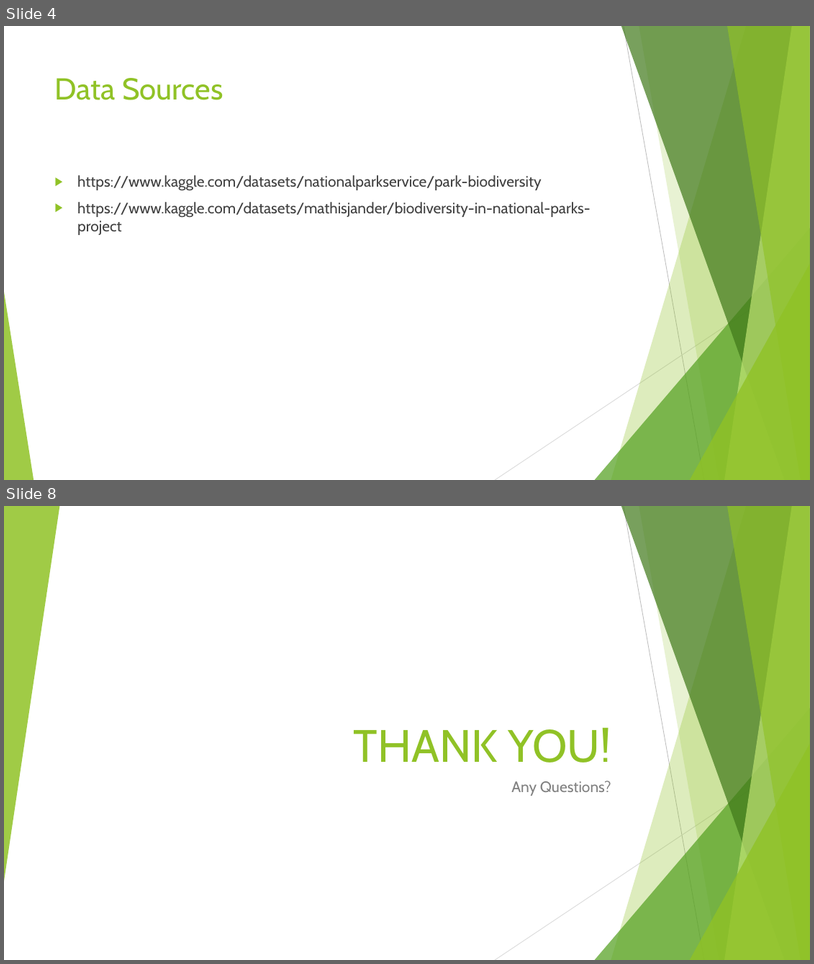
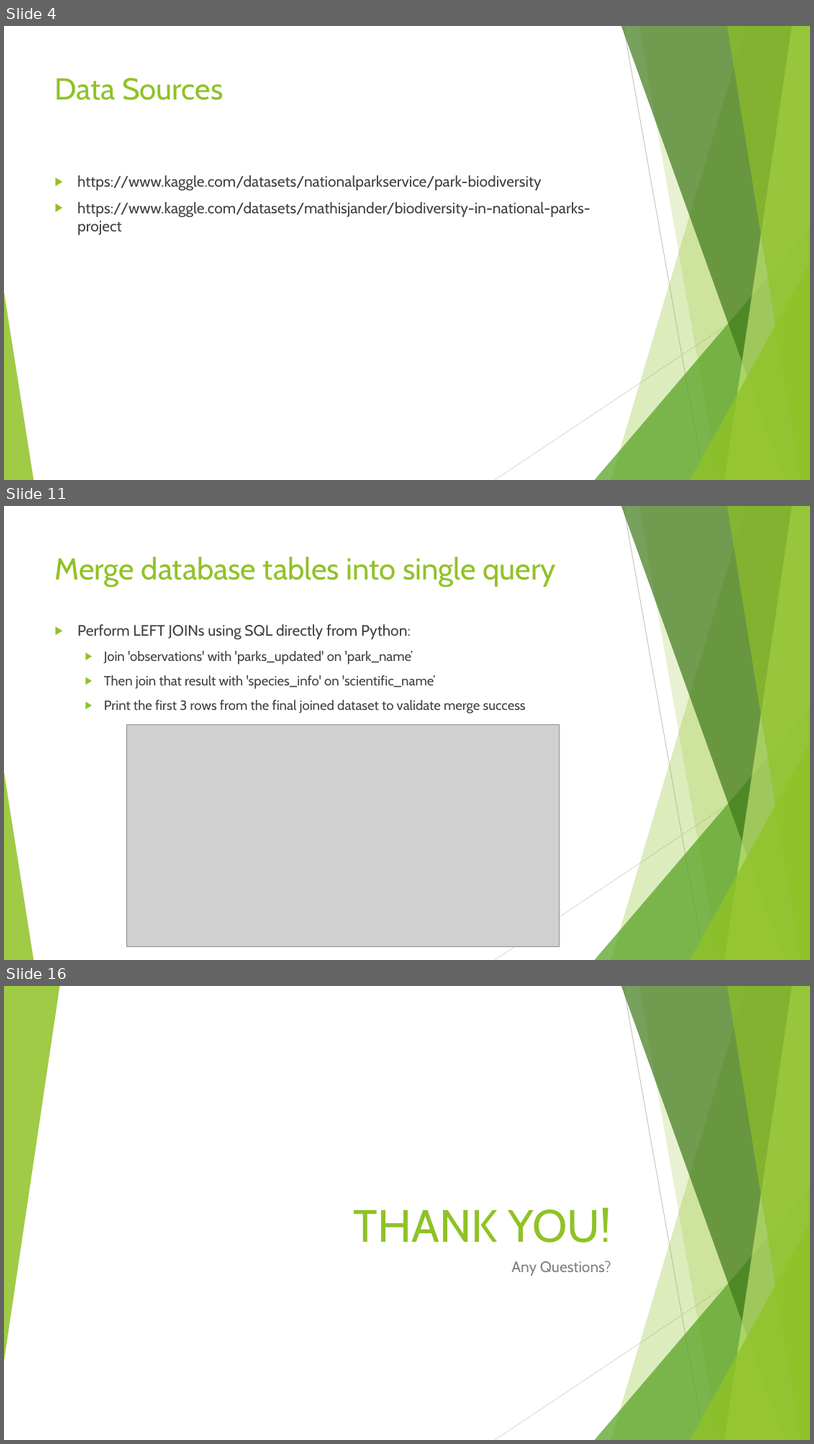
Before and after one commit to mrbowman86/data-engineering-project, a slide deck: National_Parks_PowerPoint.pptx. Shown one above the other, each under a label of ours: slides 4 and 8 before the commit, slides 4, 11 and 16 after it; the slides between them are not shown. The pictures are 814x964 and 814x1444 pixels, drawn with LibreOffice and Linux fonts; fonts in the diff are those of the drawing; grey boxes stand for pictures. Boxes give left, top, right and bottom in pixels: in the first picture for what was removed or moved away, otherwise in the second. Text is boxed around its words. In the diff, an @@ line names an element or a change of style, - is before the commit and + after.

```diff
--- a/National_Parks_PowerPoint.pptx
+++ b/National_Parks_PowerPoint.pptx
@@ slide 11 added at (x1=4, y1=506, x2=810, y2=960), background #FFFFFF; not listed: 10 template elements that a slide beside it also shows @@
@@ title added at (x1=55, y1=556, x2=556, y2=587), 36 pt, text #90C226 @@
+Merge database tables into single query
@@ text added at (x1=77, y1=624, x2=526, y2=713), 16 pt, text #404040 @@
+▶ Perform LEFT JOINs using SQL directly from Python:
+  ▶ Join 'observations' with 'parks_updated' on 'park_name’
+  ▶ Then join that result with 'species_info' on 'scientific_name’
+  ▶ Print the first 3 rows from the final joined dataset to validate merge success
@@ picture added at (x1=127, y1=724, x2=560, y2=947) @@
@@ what was slide 8 is now slide 16 @@
```
Also in this commit, not shown: 4 slides changed, 7 other slides added.
